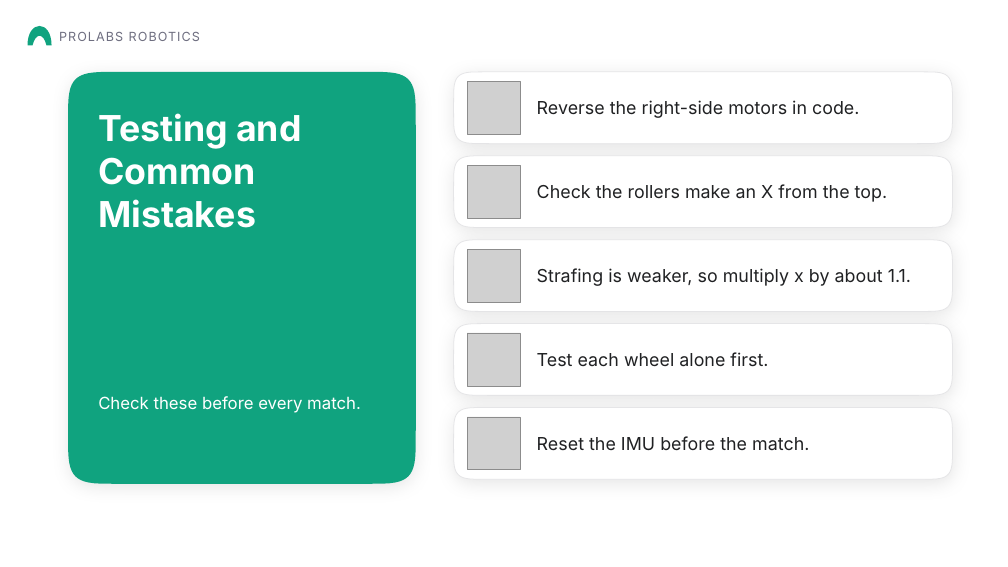
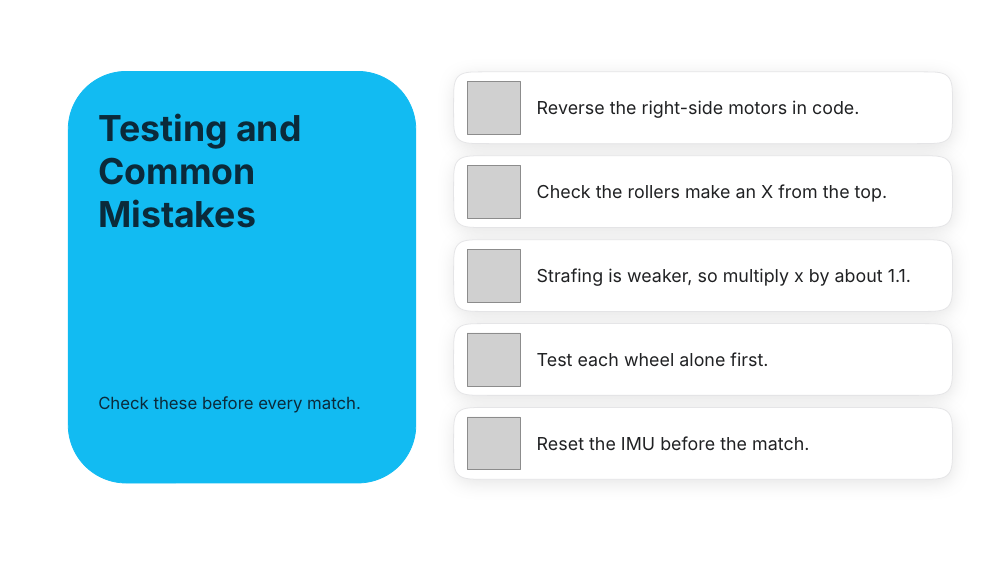
Before and after one commit to Aarav-111/FTC-Bangalore-Resources, a slide deck: slide 20 of 02-Chassis/Mecanum Wheels Presentation.pptx. Drawn at 1008x567 pixels with LibreOffice and Linux fonts; fonts in the diff are those of the drawing; grey boxes stand for pictures; background and template pictures are left out. Boxes give left, top, right and bottom in pixels: in the first picture for what was removed or moved away, otherwise in the second. Text is boxed around its words. In the diff, an @@ line names an element or a change of style, - is before the commit and + after.

Commit message:
Mecanum presentation: tank drive fails 2-3 times, light blue theme, Thank You page with QR codes, remove Prolabs Robotics

```diff
--- a/02-Chassis/Mecanum Wheels Presentation.pptx
+++ b/02-Chassis/Mecanum Wheels Presentation.pptx
@@ freeform shape removed at [27,27,51,45] @@
@@ text removed at [59,32,200,41] @@
-PROLABS ROBOTICS
@@ freeform shape removed at [68,72,416,484] @@
@@ rounded rectangle added at [68,71,416,482], fill #12BBF2, outline #12BBF2 0.75 pt @@
@@ text "Testing and Common Mistakes" at [98,113,301,228]: text colour #FFFFFF to #0B2A3A @@
@@ text "Check these before every match." at [98,396,361,413]: text colour #FFFFFF to #0B2A3A @@
```
Also in this commit, not shown: 19 other slides changed, 1 slide added, 1 slide removed, 1 other file.
